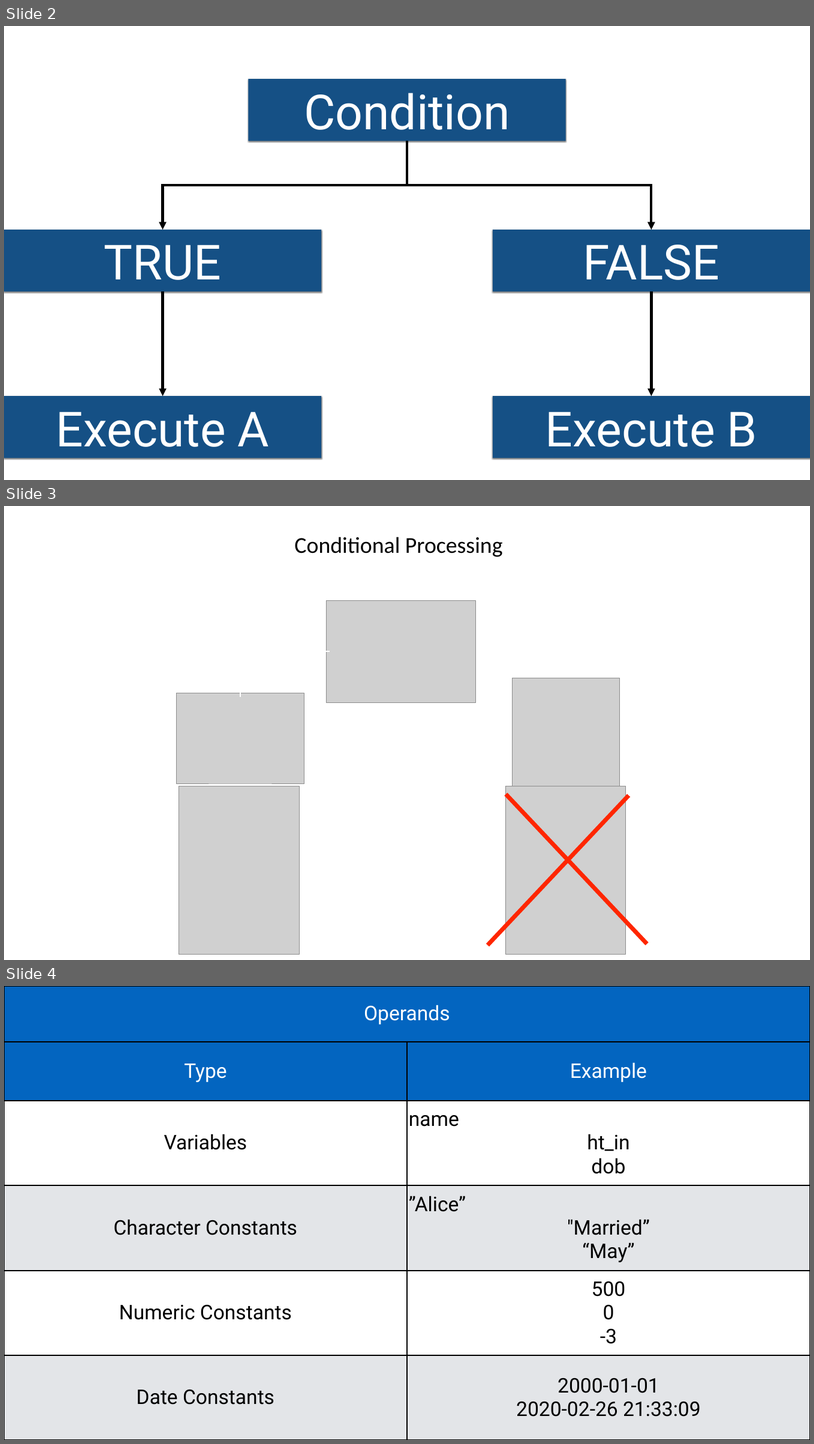
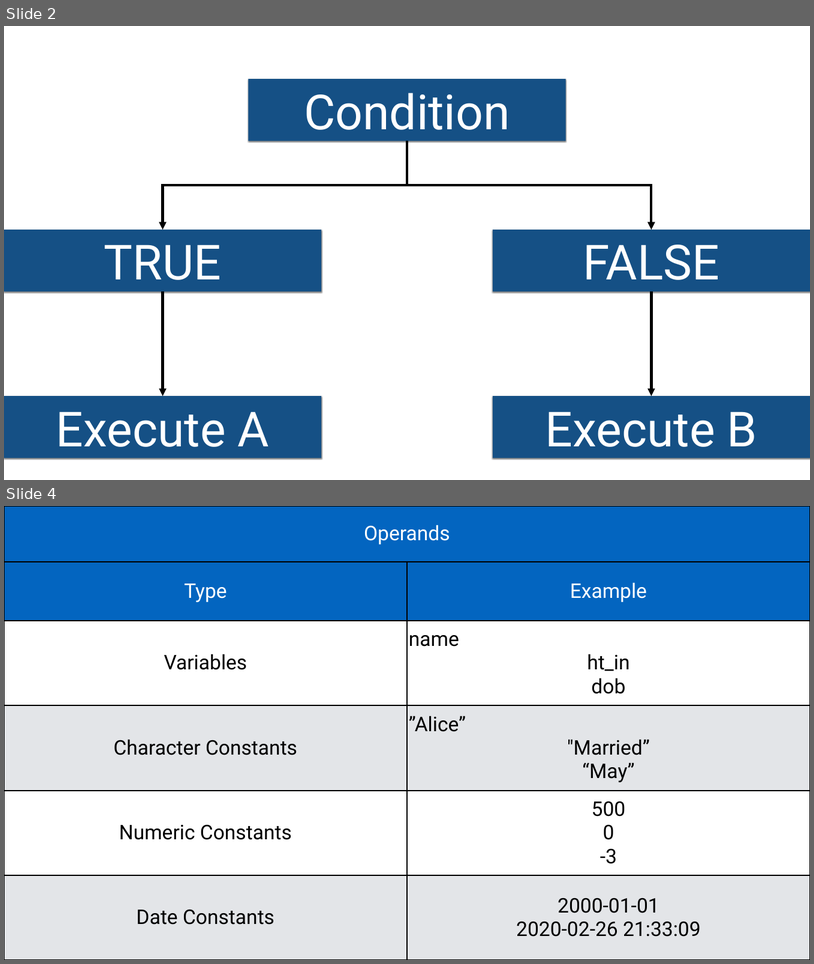
Before and after one commit to brad-cannell/r4epi, a slide deck: img/05_part_data_management/06_conditional_processing/Conditional Processing.pptx. Shown one above the other, each under a label of ours: slides 2, 3 and 4 before the commit, slides 2 and 4 after it; the slides between them are not shown. The pictures are 814x1444 and 814x964 pixels, drawn with LibreOffice and Linux fonts; fonts in the diff are those of the drawing; grey boxes stand for pictures. Boxes give left, top, right and bottom in pixels: in the first picture for what was removed or moved away, otherwise in the second. Text is boxed around its words. In the diff, an @@ line names an element or a change of style, - is before the commit and + after.

```diff
--- a/img/05_part_data_management/06_conditional_processing/Conditional Processing.pptx
+++ b/img/05_part_data_management/06_conditional_processing/Conditional Processing.pptx
@@ slide 3 removed at box(4, 506, 810, 960), background #FFFFFF @@
@@ text removed at box(294, 537, 503, 557) @@
-Conditional Processing
@@ line removed from (401, 555) to (401, 600) @@
@@ picture removed at box(326, 601, 476, 703) @@
@@ line removed from (240, 651) to (330, 651) @@
@@ line removed from (240, 651) to (240, 696) @@
@@ line removed from (477, 651) to (567, 651) @@
@@ line removed from (566, 651) to (566, 696) @@
@@ picture removed at box(513, 678, 620, 787) @@
@@ picture removed at box(177, 693, 304, 783) @@
@@ picture removed at box(179, 786, 299, 954) @@
@@ picture removed at box(506, 786, 626, 954) @@
@@ line removed from (629, 795) to (488, 945) @@
@@ line removed from (506, 794) to (647, 943) @@
```
Also in this commit, not shown: 1 slide added, 48 other files.
